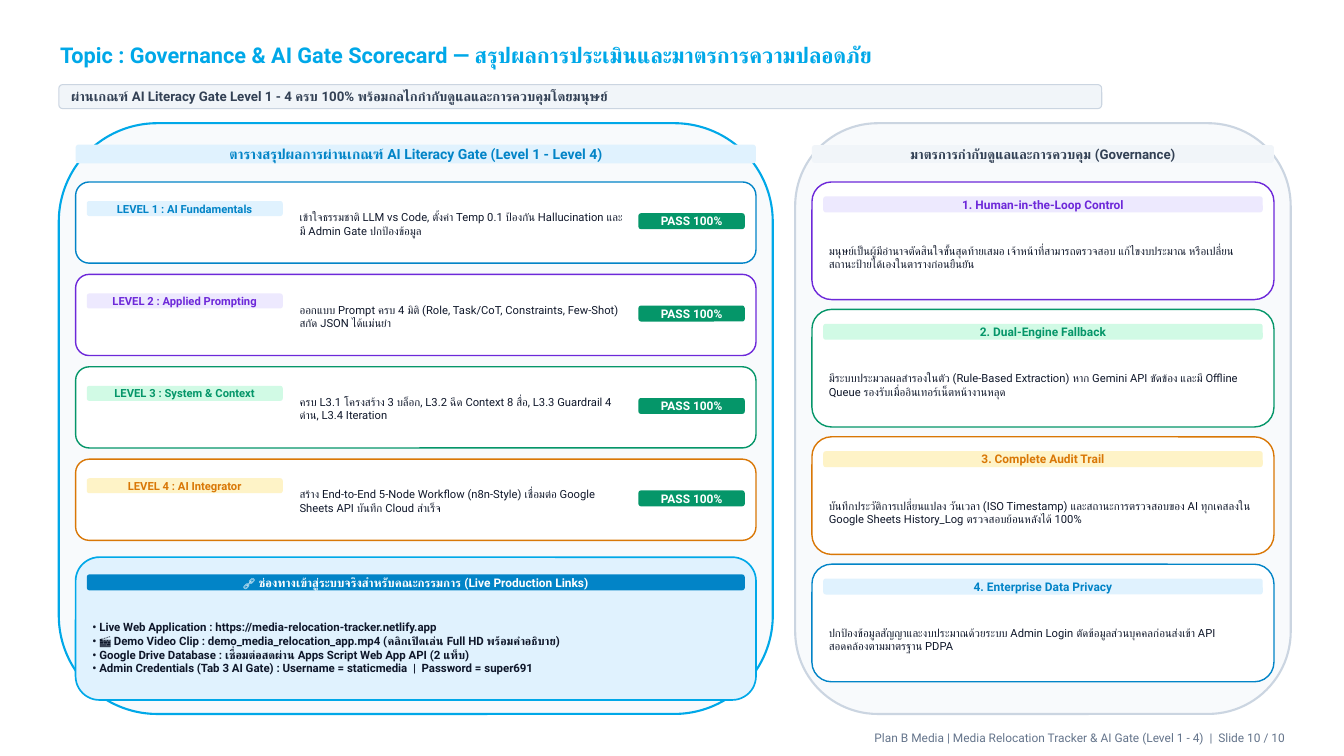
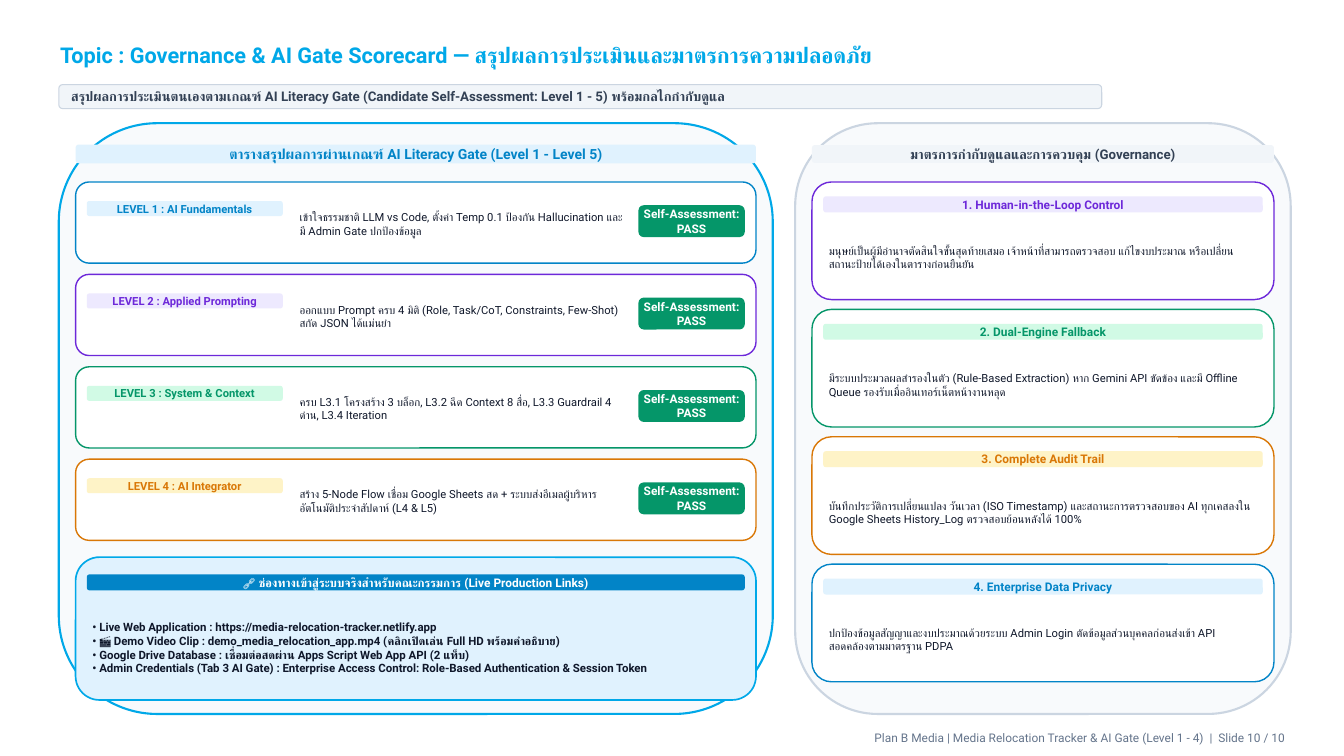
Before and after one commit to wasusangthong-sketch/media_relocation_dist, a slide deck: slide 10 of AI_Literacy_Gate_Level1_to_4_Presentation.pptx. Drawn at 1344x756 pixels with LibreOffice and Linux fonts; fonts in the diff are those of the drawing; background and template pictures are left out. Boxes give left, top, right and bottom in pixels: in the first picture for what was removed or moved away, otherwise in the second. Text is boxed around its words. In the diff, an @@ line names an element or a change of style, - is before the commit and + after.

Commit message:
docs: update 10-slide presentation and video demo with Executive Email Digest and Level 5 Scheduled Automation; remove demo button from production app

```diff
--- a/AI_Literacy_Gate_Level1_to_4_Presentation.pptx
+++ b/AI_Literacy_Gate_Level1_to_4_Presentation.pptx
@@ text in rounded rectangle at [71, 91, 725, 105]: text changed @@
-ผ่านเกณฑ์ AI Literacy Gate Level 1 - 4 ครบ 100% พร้อมกลไกกำกับดูแลและการควบคุมโดยมนุษย์
+สรุปผลการประเมินตนเองตามเกณฑ์ AI Literacy Gate (Candidate Self-Assessment: Level 1 - 5) พร้อมกลไกกำกับดูแล
@@ text in rounded rectangle at [229, 148, 602, 163]: text changed @@
-ตารางสรุปผลการผ่านเกณฑ์ AI Literacy Gate (Level 1 - Level 4)
+ตารางสรุปผลการผ่านเกณฑ์ AI Literacy Gate (Level 1 - Level 5)
@@ rounded rectangle "Self-Assessment: PASS": place and size @@
-rounded rectangle "Self-Assessment: PASS" at [638, 214, 745, 230]
+rounded rectangle "Self-Assessment: PASS" at [638, 206, 745, 238]
@@ text in rounded rectangle at [644, 209, 740, 233]: text changed @@
-PASS 100%
+Self-Assessment: PASS
@@ rounded rectangle "Self-Assessment: PASS": place and size @@
-rounded rectangle "Self-Assessment: PASS" at [638, 306, 745, 322]
+rounded rectangle "Self-Assessment: PASS" at [638, 297, 745, 330]
@@ text in rounded rectangle at [644, 302, 740, 325]: text changed @@
-PASS 100%
+Self-Assessment: PASS
@@ rounded rectangle "Self-Assessment: PASS": place and size @@
-rounded rectangle "Self-Assessment: PASS" at [638, 398, 745, 414]
+rounded rectangle "Self-Assessment: PASS" at [638, 390, 745, 422]
@@ text in rounded rectangle at [644, 394, 740, 417]: text changed @@
-PASS 100%
+Self-Assessment: PASS
@@ text at [300, 489, 596, 515]: text changed @@
-สร้าง End-to-End 5-Node Workflow (n8n-Style) เชื่อมต่อ Google Sheets API บันทึก Cloud สำเร็จ
+สร้าง 5-Node Flow เชื่อม Google Sheets สด + ระบบส่งอีเมลผู้บริหารอัตโนมัติประจำสัปดาห์ (L4 & L5)
@@ rounded rectangle "Self-Assessment: PASS": place and size @@
-rounded rectangle "Self-Assessment: PASS" at [638, 491, 745, 507]
+rounded rectangle "Self-Assessment: PASS" at [638, 483, 745, 515]
@@ text in rounded rectangle at [644, 486, 740, 510]: text changed @@
-PASS 100%
+Self-Assessment: PASS
@@ text at [99, 663, 647, 675]: text changed @@
-• Admin Credentials (Tab 3 AI Gate) : Username = staticmedia | Password = super691
+• Admin Credentials (Tab 3 AI Gate) : Enterprise Access Control: Role-Based Authentication & Session Token
```
Also in this commit, not shown: 5 other slides changed, 4 other files.
